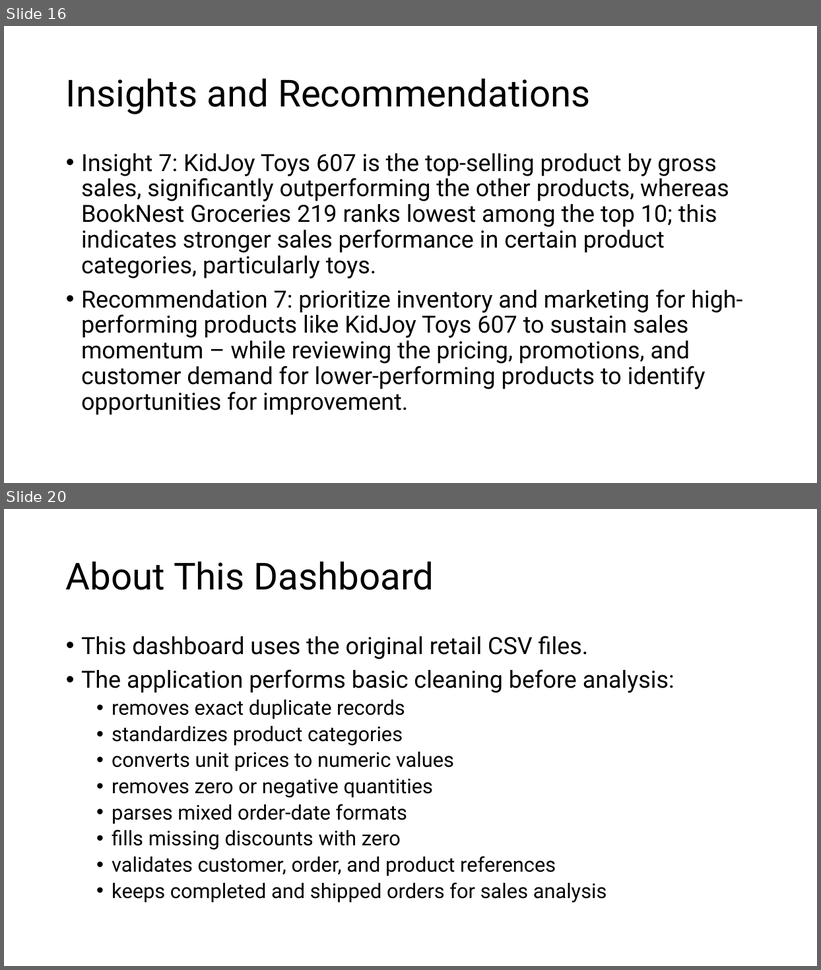
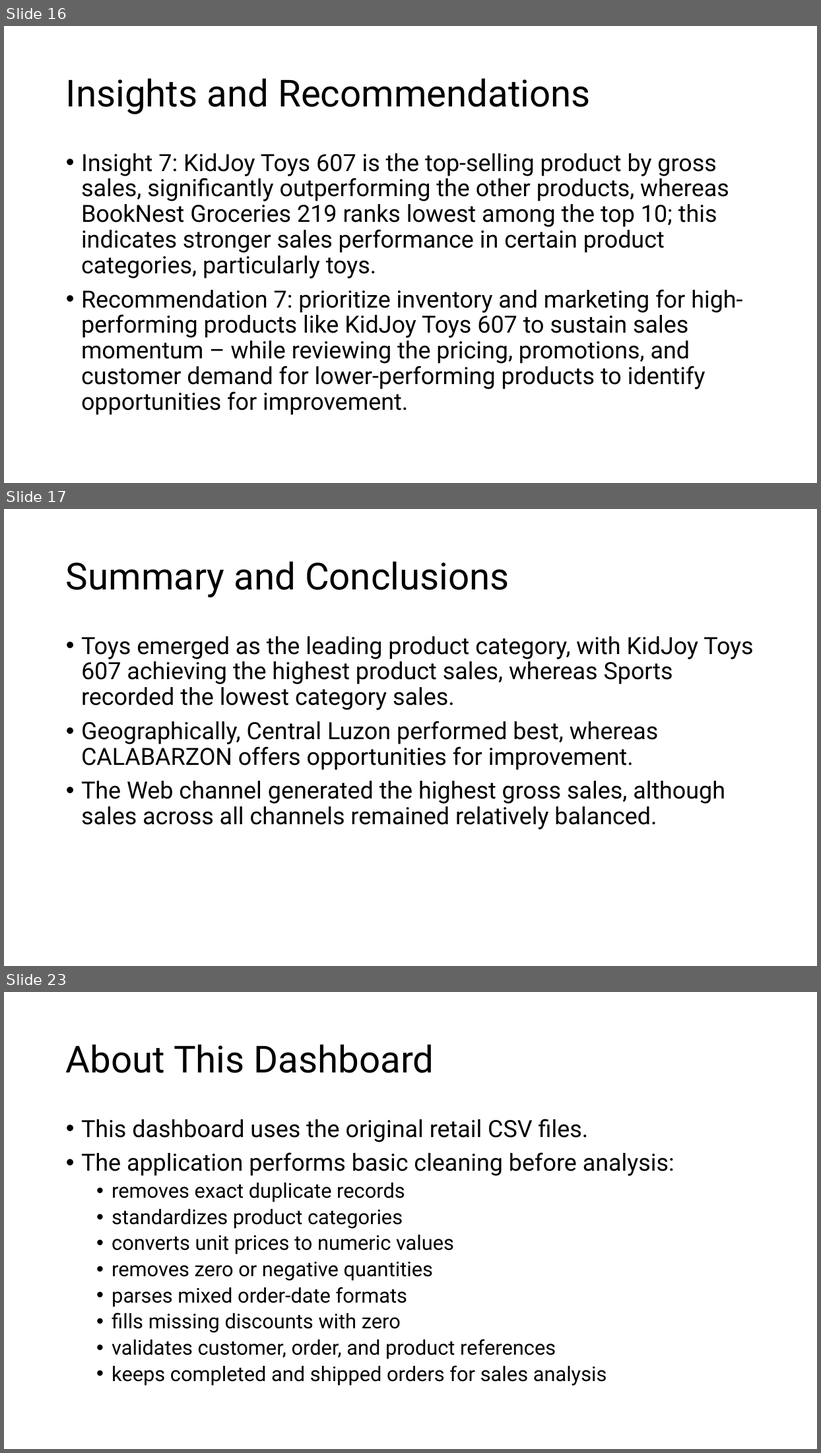
Before and after one commit to allyster-endozo/DSA_Python, a slide deck: Python-B04-Allyster Endozo.pptx. Shown one above the other, each under a label of ours: slides 16 and 20 before the commit, slides 16, 17 and 23 after it; the slides between them are not shown. The pictures are 821x970 and 821x1453 pixels, drawn with LibreOffice and Linux fonts; fonts in the diff are those of the drawing. Boxes give left, top, right and bottom in pixels: in the first picture for what was removed or moved away, otherwise in the second. Text is boxed around its words. In the diff, an @@ line names an element or a change of style, - is before the commit and + after.

```diff
--- a/Python-B04-Allyster Endozo.pptx
+++ b/Python-B04-Allyster Endozo.pptx
@@ slide 17 added at (4, 509, 817, 966), background #FFFFFF @@
@@ title added at (66, 561, 510, 597), 44 pt, text #000000 @@
+Summary and Conclusions
@@ text added at (81, 636, 753, 830), 28 pt, text #000000 @@
+• Toys emerged as the leading product category, with KidJoy Toys 607 achieving the highest product sales, whereas Sports recorded the lowest category sales.
+• Geographically, Central Luzon performed best, whereas CALABARZON offers opportunities for improvement.
+• The Web channel generated the highest gross sales, although sales across all channels remained relatively balanced.
@@ what was slide 20 is now slide 23 @@
```
Also in this commit, not shown: 2 other slides added, 2 other files.
